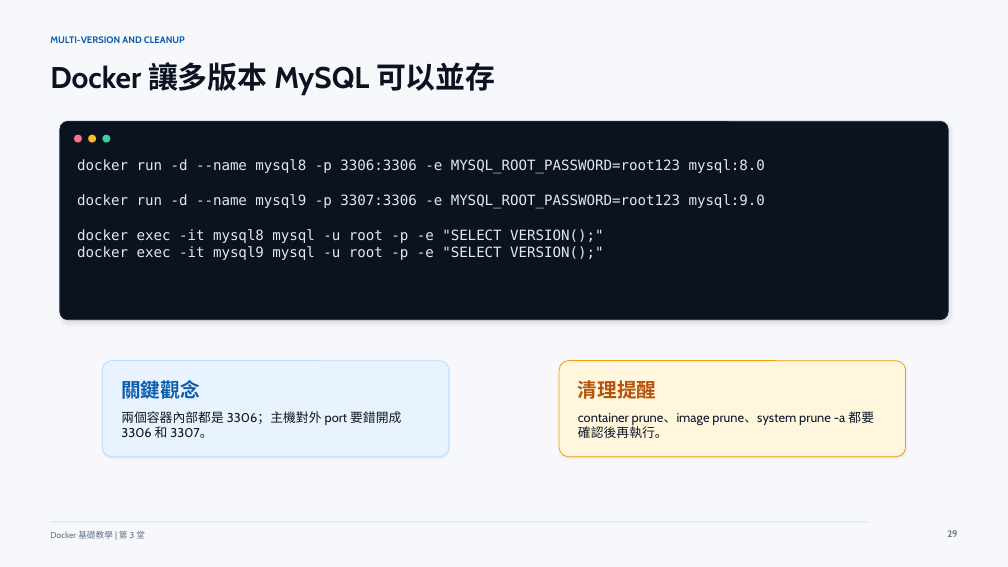
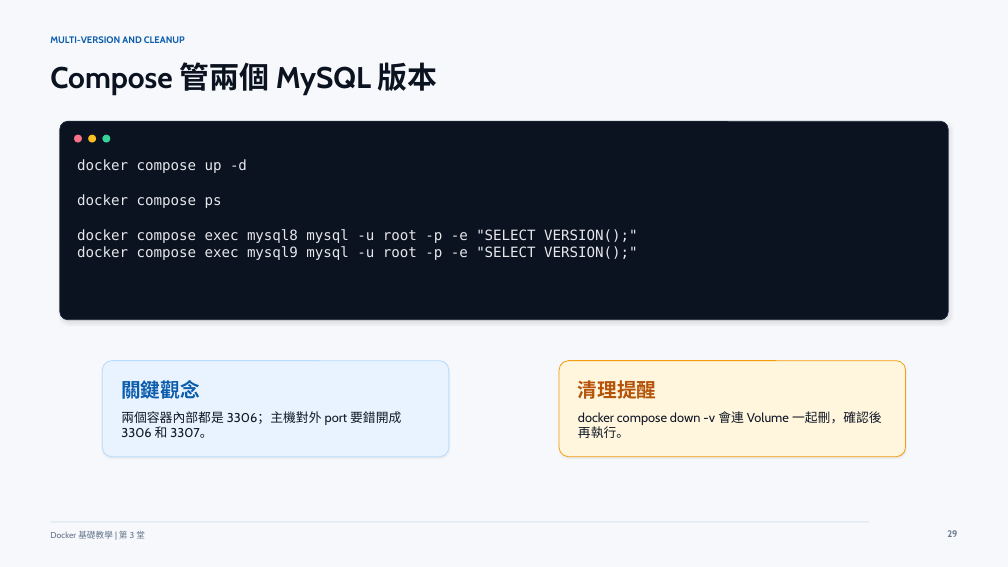
Before and after one commit to lalalalaluk/docker-practice, a slide deck: slide 44 of slides/docker-session3-mysql-compose.pptx. Drawn at 1008x567 pixels with LibreOffice and Linux fonts; fonts in the diff are those of the drawing. Boxes give left, top, right and bottom in pixels: in the first picture for what was removed or moved away, otherwise in the second. Text is boxed around its words. In the diff, an @@ line names an element or a change of style, - is before the commit and + after.

```diff
--- a/slides/docker-session3-mysql-compose.pptx
+++ b/slides/docker-session3-mysql-compose.pptx
@@ text at (50,62,438,95): text changed @@
-Docker 讓多版本 MySQL 可以並存
+Compose 管兩個 MySQL 版本
@@ text at (77,159,637,260): text changed @@
-docker run -d --name mysql8 -p 3306:3306 -e MYSQL_ROOT_PASSWORD=root123 mysql:8.0
-docker run -d --name mysql9 -p 3307:3306 -e MYSQL_ROOT_PASSWORD=root123 mysql:9.0
-docker exec -it mysql8 mysql -u root -p -e "SELECT VERSION();"
-docker exec -it mysql9 mysql -u root -p -e "SELECT VERSION();"
+docker compose up -d
+docker compose ps
+docker compose exec mysql8 mysql -u root -p -e "SELECT VERSION();"
+docker compose exec mysql9 mysql -u root -p -e "SELECT VERSION();"
@@ text at (578,411,882,438): text changed @@
-container prune、image prune、system prune -a 都要確認後再執行。
+docker compose down -v 會連 Volume 一起刪，確認後再執行。
```
Also in this commit, not shown: 21 other slides changed, 4 other files.
